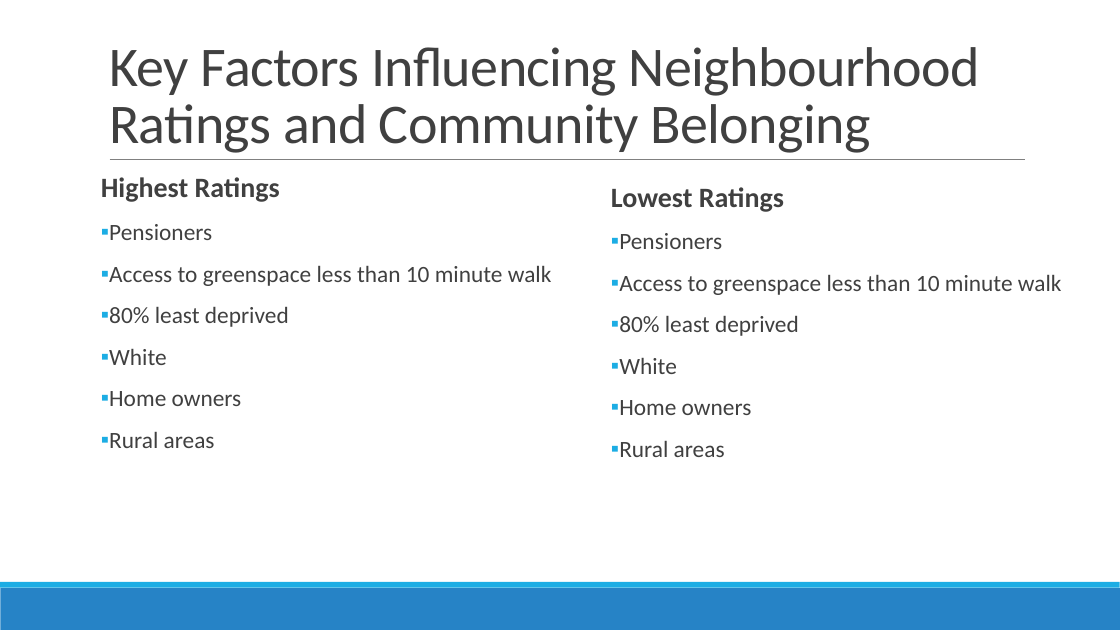
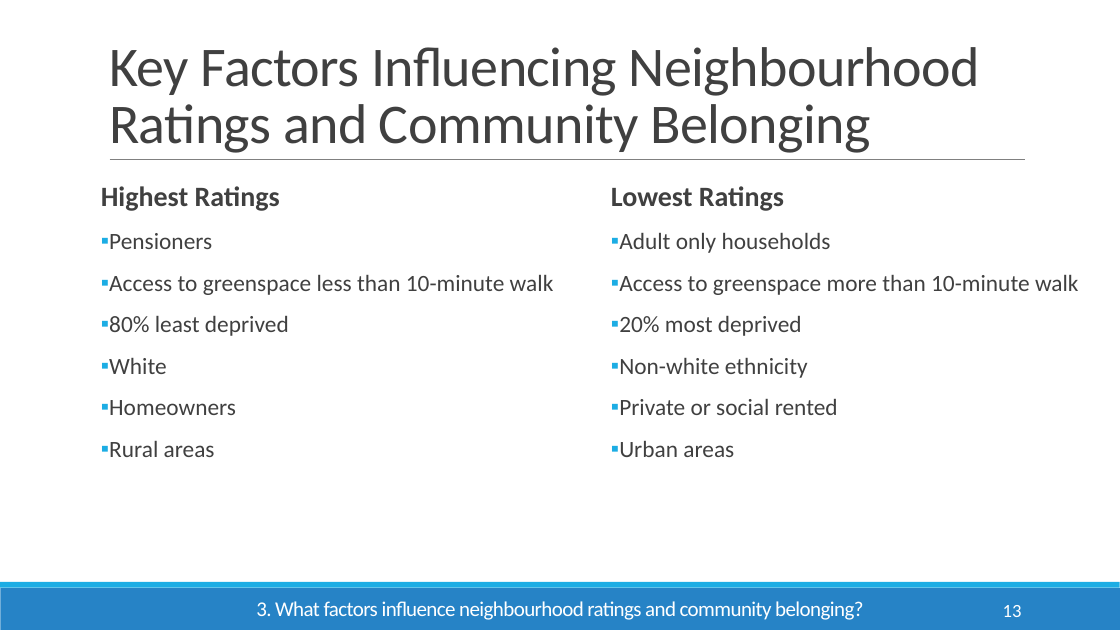
Before and after one commit to Emmz900/scottish_housing_project, a slide deck: slide 13 of presentation/Scottish Household Survey Analysis.pptx (slide 9 before the commit). Drawn at 1120x630 pixels with LibreOffice and Linux fonts; fonts in the diff are those of the drawing. Boxes give left, top, right and bottom in pixels: in the first picture for what was removed or moved away, otherwise in the second. Text is boxed around its words. In the diff, an @@ line names an element or a change of style, - is before the commit and + after.

```diff
--- a/presentation/Scottish Household Survey Analysis.pptx
+++ b/presentation/Scottish Household Survey Analysis.pptx
@@ text "Highest Ratings": place and size @@
-text "Highest Ratings" at bbox=[101, 177, 552, 448]
+text "Highest Ratings" at bbox=[101, 186, 554, 457]
@@ text at bbox=[619, 233, 1079, 457]: text changed @@
-▪ Pensioners
-▪ Access to greenspace less than 10 minute walk
-▪ 80% least deprived
-▪ White
-▪ Home owners
-▪ Rural areas
+▪ Adult only households
+▪ Access to greenspace more than 10-minute walk
+▪ 20% most deprived
+▪ Non-white ethnicity
+▪ Private or social rented
+▪ Urban areas
@@ text at bbox=[109, 275, 554, 295]: text changed @@
-▪ Access to greenspace less than 10 minute walk
+▪ Access to greenspace less than 10-minute walk
@@ text at bbox=[109, 400, 236, 415]: spaces changed @@
-▪ Home owners
+▪ Homeowners
@@ text added at bbox=[256, 601, 863, 620], 18 pt, text #FFFFFF @@
+3. What factors influence neighbourhood ratings and community belonging?
@@ page number added at bbox=[1003, 605, 1022, 617], 16 pt, text #FFFFFF @@
+13
```
Also in this commit, not shown: 5 other slides changed, 9 slides added, 5 slides removed, 4 other files.
